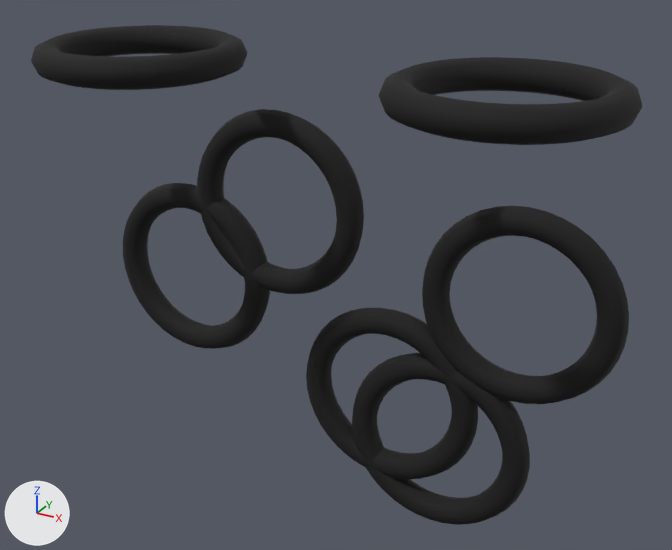
The glTF model porsche-911sc-engine/parts/oil-pump-seals.glb, before and after one commit.
One viewpoint serves both versions: a camera (50 mm lens) standing at (48.1, 74.3, -46.1) and looking at (6.3, 150.3, -84.1). Lighting does not change. The marker at lower left points along +X, +Y and +Z. The first picture is the older version.

Before the edit, the objects in view are built like this:
```python
me_mesh_0 = bpy.data.meshes.new('Mesh_0')
me_mesh_0.from_pydata(...)  # a torus around z (ring radius 0.86, tube radius 0.14) spanning x -1.0..1.0, y -1.0..1.0, z -0.14..0.14
me_mesh_0.materials.append(mat_rubber)  # black #0e0e0e
ob_mesh_0_001 = bpy.data.objects.new('Mesh_0.001', me_mesh_0)
ob_mesh_0_001.parent = ob_oil_pump_seals_inst0
ob_mesh_0_001.location = (24.0, 147.0, -63.3)
ob_mesh_0_001.scale = (10.5, 10.5, 10.5)
ob_mesh_0_005 = bpy.data.objects.new('Mesh_0.005', me_mesh_0)
ob_mesh_0_005.parent = ob_oil_pump_seals_inst0
ob_mesh_0_005.location = (24.0, 155.7, -86.0)
ob_mesh_0_005.rotation_euler = (1.571, 0.0, 0.0)  # degrees (90, 0, 0)
ob_mesh_0_005.scale = (10.5, 10.5, 10.5)
ob_mesh_0_006 = bpy.data.objects.new('Mesh_0.006', me_mesh_0)
ob_mesh_0_006.parent = ob_oil_pump_seals_inst0
ob_mesh_0_006.location = (16.0, 155.7, -104.0)
ob_mesh_0_006.rotation_euler = (1.571, 0.0, 0.0)  # degrees (90, 0, 0)
ob_mesh_0_006.scale = (10.5, 10.5, 10.5)
# also in view: 'Mesh_0.004' at (10.0, 155.7, -100.0); 'Mesh_0.002' at (-16.0, 155.7, -90.0); 'Mesh_0.003' at (-4.0, 155.7, -80.0); 'Mesh_0' at (-14.0, 147.0, -63.3)
```
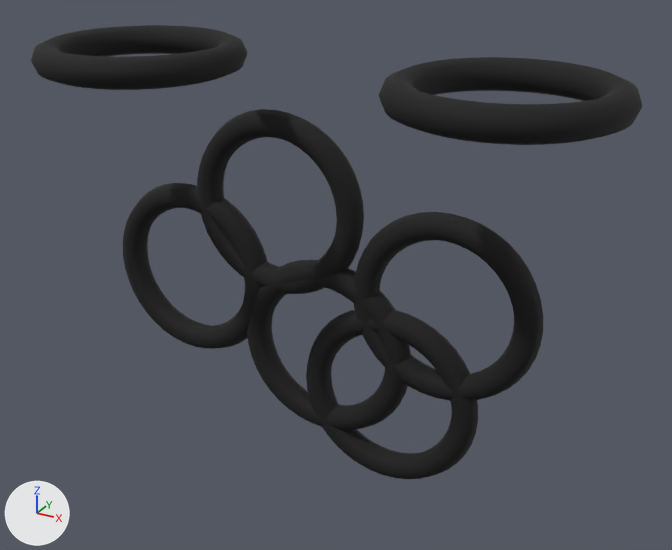
Location of each change, [x1, y1, x2, y2] in pixels of the pictures (672 x 550 px):
'Mesh_0.005', moved
    before: [422, 206, 629, 404]
    after: [354, 212, 543, 401]
'Mesh_0.006', moved
    before: [352, 353, 530, 525]
    after: [247, 260, 411, 430]

The change in detail:
Object 'Mesh_0.005' (ob_mesh_0_005) moves from (24.0, 155.7, -86.0) to (16.0, 155.7, -88.0).
Object 'Mesh_0.006' (ob_mesh_0_006) moves from (16.0, 155.7, -104.0) to (2.0, 155.7, -96.0).
